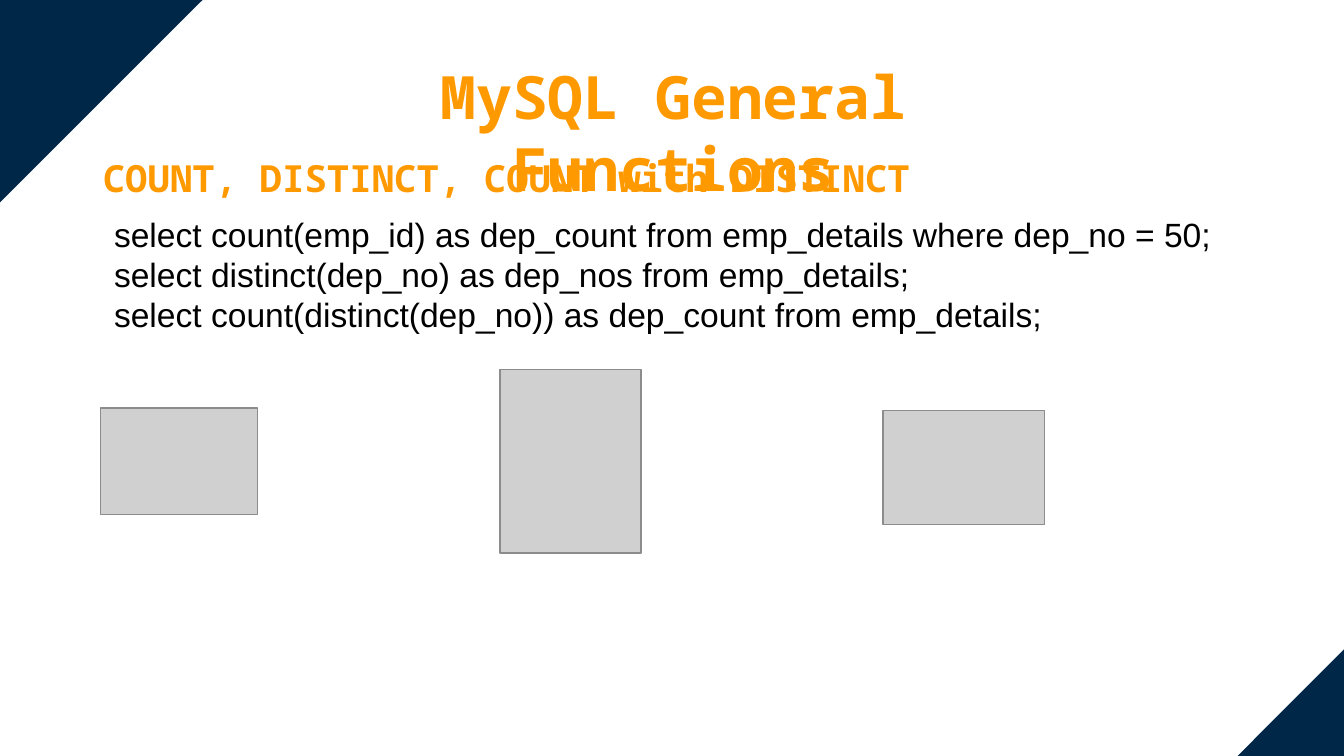
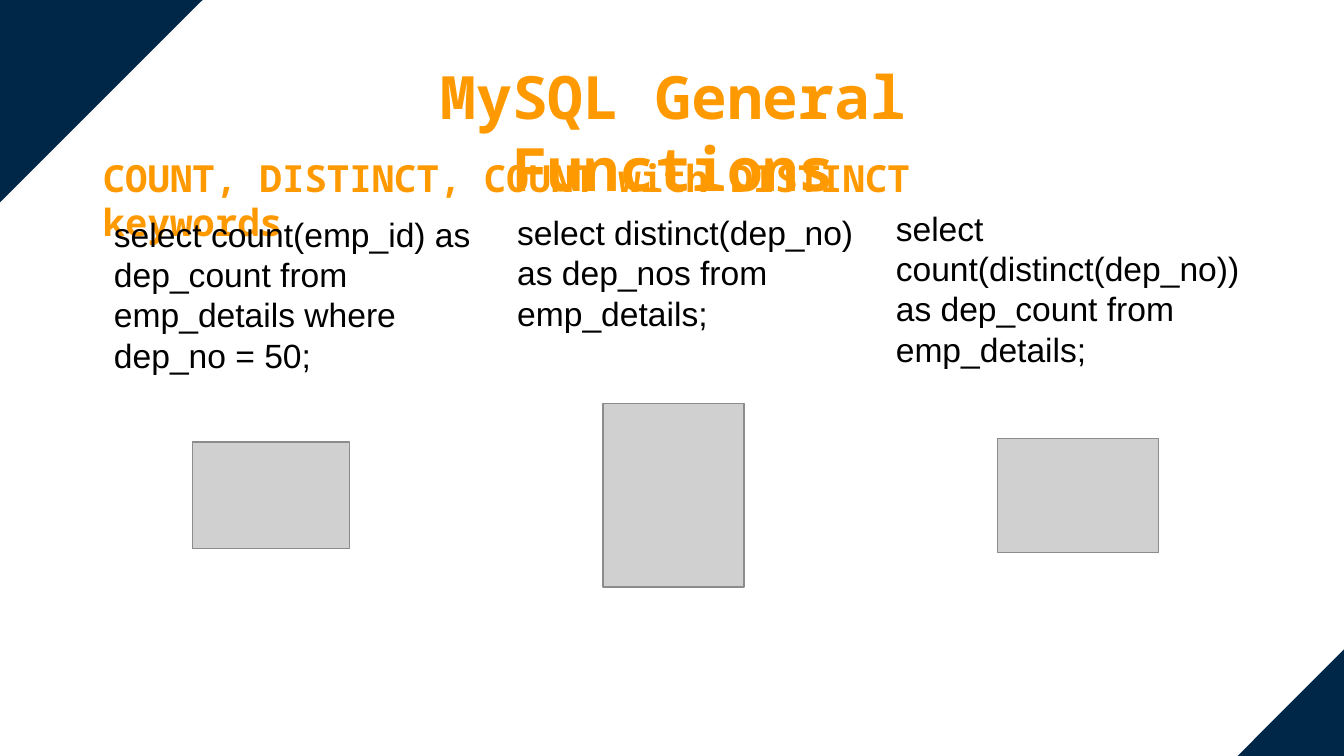
Before and after one commit to vijayadithya831/personal, a slide deck: slide 19 of Full Stack/SQL/Mini Project/SQL Mini Project.pptx. Drawn at 1344x756 pixels with LibreOffice and Linux fonts; fonts in the diff are those of the drawing; grey boxes stand for pictures. Boxes give left, top, right and bottom in pixels: in the first picture for what was removed or moved away, otherwise in the second. Text is boxed around its words. In the diff, an @@ line names an element or a change of style, - is before the commit and + after.

```diff
--- a/Full Stack/SQL/Mini Project/SQL Mini Project.pptx
+++ b/Full Stack/SQL/Mini Project/SQL Mini Project.pptx
@@ text at bbox=[103, 157, 910, 247]: text changed @@
-COUNT, DISTINCT, COUNT with DISTINCT
+COUNT, DISTINCT, COUNT with DISTINCT keywords
@@ text added at bbox=[517, 220, 853, 332], 18 pt, text #000000 @@
+select distinct(dep_no) as dep_nos from emp_details;
@@ text added at bbox=[896, 216, 1239, 368], 18 pt, text #000000 @@
+select count(distinct(dep_no)) as dep_count from emp_details;
@@ text at bbox=[114, 262, 1041, 333]: paragraphs removed @@
-select distinct(dep_no) as dep_nos from emp_details;
-select count(distinct(dep_no)) as dep_count from emp_details;
@@ picture: place and size @@
-picture at bbox=[500, 370, 641, 554]
+picture at bbox=[603, 403, 745, 587]
@@ picture: place and size @@
-picture at bbox=[101, 409, 258, 515]
+picture at bbox=[192, 442, 349, 548]
@@ picture: place and size @@
-picture at bbox=[883, 410, 1044, 524]
+picture at bbox=[997, 438, 1159, 552]
```
Also in this commit, not shown: 3 other slides changed, 24 slides added, 1 other file.
